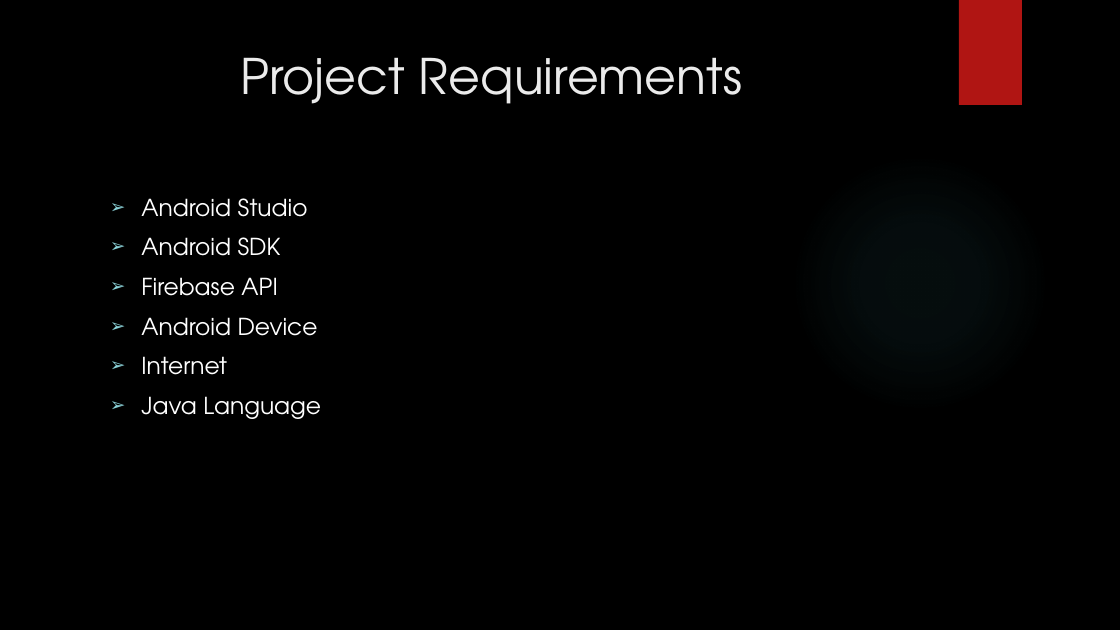
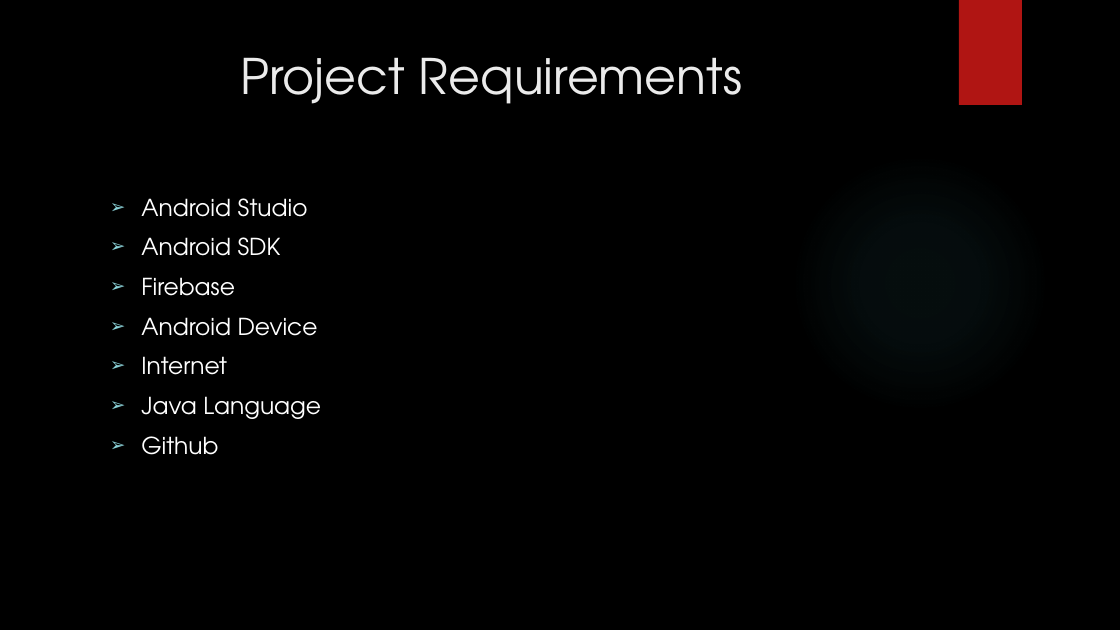
Before and after one commit to nsuspring2019cse299sec4/Group-7, a slide deck: slide 5 of Project Idea.pptx. Drawn at 1120x630 pixels with LibreOffice and Linux fonts; fonts in the diff are those of the drawing; background and template pictures are left out. Boxes give left, top, right and bottom in pixels: in the first picture for what was removed or moved away, otherwise in the second. Text is boxed around its words. In the diff, an @@ line names an element or a change of style, - is before the commit and + after.

Commit message:
Final

```diff
--- a/Project Idea.pptx
+++ b/Project Idea.pptx
@@ text at bbox=[141, 277, 235, 296]: text changed @@
-➢ Firebase API
+➢ Firebase
@@ text at bbox=[141, 436, 218, 455]: paragraph added @@
+➢ Github
```
